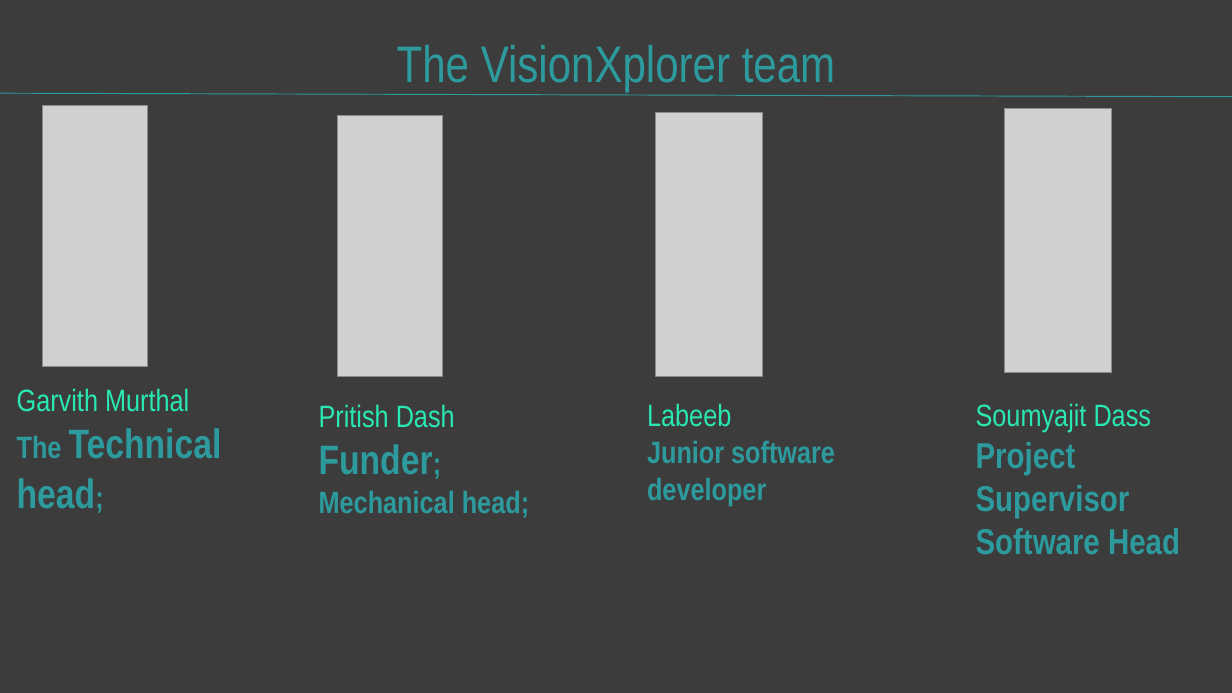
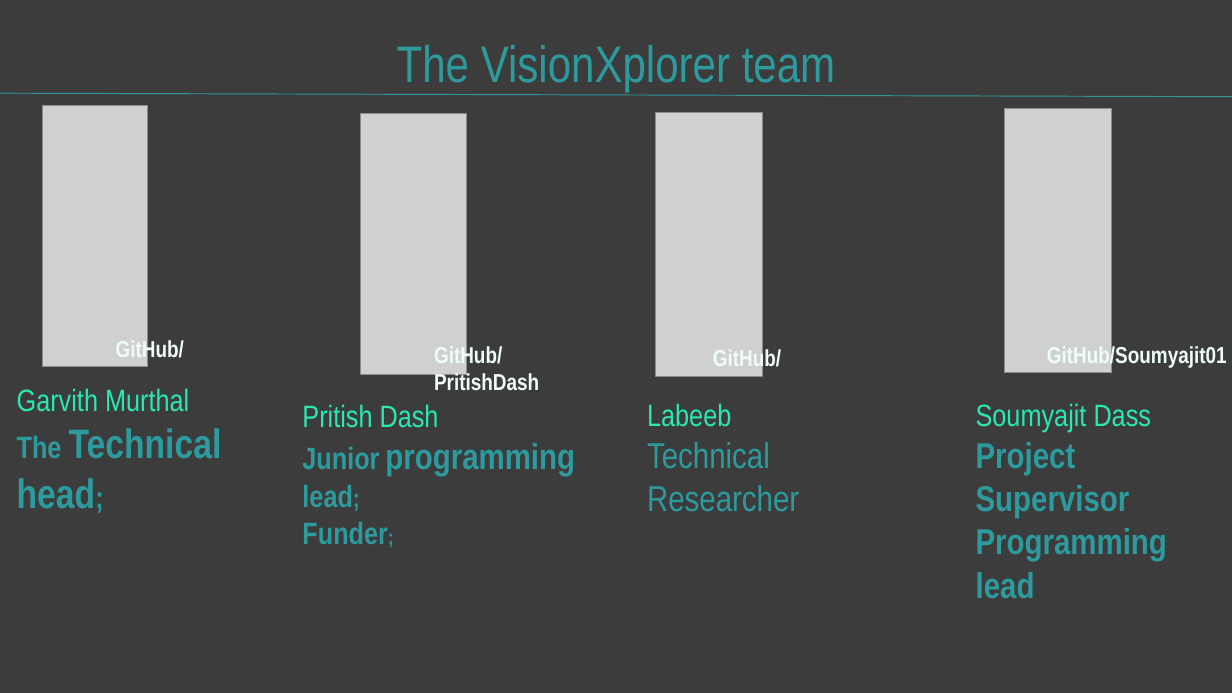
Before and after one commit to Soumyajit01/VisionXplorer, a slide deck: slide 12 of visionXplorer ppt files/visionXplorer.pptx (slide 10 before the commit). Drawn at 1232x693 pixels with LibreOffice and Linux fonts; fonts in the diff are those of the drawing; grey boxes stand for pictures. Boxes give left, top, right and bottom in pixels: in the first picture for what was removed or moved away, otherwise in the second. Text is boxed around its words. In the diff, an @@ line names an element or a change of style, - is before the commit and + after.

```diff
--- a/visionXplorer ppt files/visionXplorer.pptx
+++ b/visionXplorer ppt files/visionXplorer.pptx
@@ picture: place and size @@
-picture at <box>337,116,443,376</box>
+picture at <box>361,114,467,374</box>
@@ text added at <box>116,338,184,362</box>, 18 pt, text #EEFDFA, bold @@
+GitHub/
@@ text added at <box>434,344,539,390</box>, 18 pt, text #EEFDFA, bold @@
+GitHub/PritishDash
@@ text added at <box>713,347,781,371</box>, 18 pt, text #EEFDFA, bold @@
+GitHub/
@@ text added at <box>1047,344,1227,368</box>, 18 pt, text #EEFDFA, bold @@
+GitHub/Soumyajit01
@@ text "Pritish Dash": place and size @@
-text "Pritish Dash" at <box>319,404,529,518</box>
+text "Pritish Dash" at <box>302,404,575,544</box>
@@ text at <box>302,443,575,507</box>: paragraph added @@
+Junior programming lead;
@@ text at <box>647,442,799,511</box>: text changed; size 24 to 28 pt; bold off @@
-Junior software developer
+Technical Researcher
@@ text at <box>319,491,529,518</box>: paragraph removed @@
-Mechanical head;
@@ text at <box>302,522,387,544</box>: size 32 to 24 pt, size 24 to 16 pt in "Funder;" @@
@@ text at <box>976,528,1167,598</box>: text changed @@
-Software Head
+Programming lead
```
Also in this commit, not shown: 2 other slides changed, 2 slides added.
